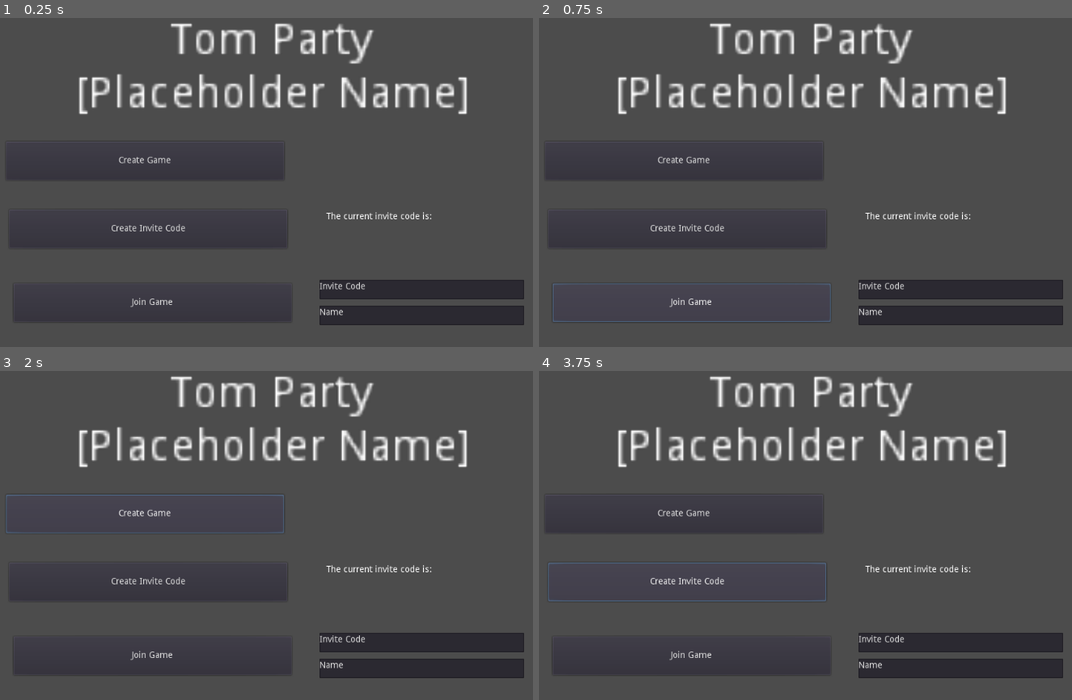
Above: before the commit, frames 1-4 (two rows, left to right).
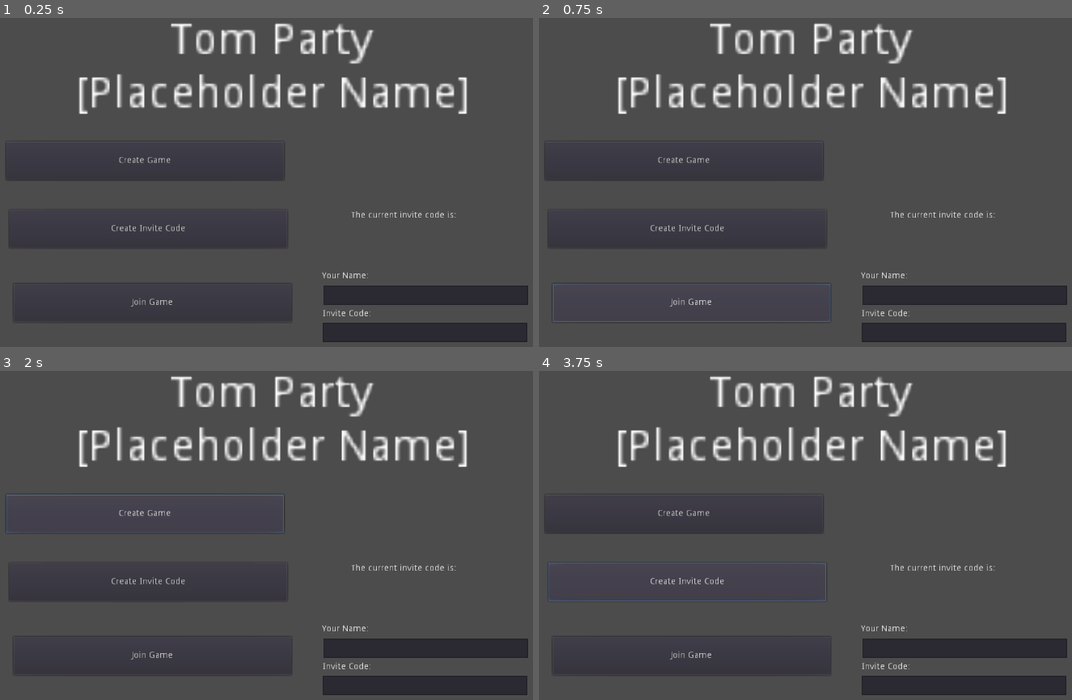
Above: after the commit, the same moments.

Repository: AnnsAnns/tom_party
Game: Godot game, scene res://scenes/MainMenu.tscn
The game is run twice, just before and just after one commit, with the same random seed, the same clock (stepped at 60 frames per second) and the same inputs.
Inputs:
- Up to frame 1 (0.25 s): no input
- Up to frame 2 (0.75 s): click "Join Game" at 0.5 s
- Up to frame 3 (2 s): click "Create Game" at 1.25 s
- Up to frame 4 (3.75 s): click "Create Invite Code" at 2 s; click "Create Game" at 2.75 s; click "Create Invite Code" at 3.5 s

The runs differ from the first frame. In frame 1, 5.9% of the frame differs, in the area x 21-100%, y 42-99%; in frame 2, 6.0%; in frame 3, 6.0%, in the area x 1-100%, y 37-99%; in frame 4, 5.9%.
Error before the commit: Invalid get index 'worked' (on base: 'Nil'). (res://scenes/scripts/MainMenu.gd:26)
Error after the commit: Invalid get index 'worked' (on base: 'Nil'). (res://scenes/scripts/MainMenu.gd:29)

Commit message:
[Godot] Fully implement current backend
Backend: Change some minor things

Diff:
--- a/src_godot/project.godot
+++ b/src_godot/project.godot
@@ -19,6 +19,19 @@
 run/main_scene="res://scenes/MainMenu.tscn"
 config/icon="res://icon.png"
 
+[debug]
+
+settings/fps/force_fps=60
+
+[display]
+
+window/stretch/mode="2d"
+window/stretch/aspect="keep"
+
+[network]
+
+limits/tcp/connect_timeout_seconds=15
+
 [rendering]
 
 environment/default_environment="res://default_env.tres"
--- a/src_godot/scenes/MainMenu.tscn
+++ b/src_godot/scenes/MainMenu.tscn
@@ -1,6 +1,7 @@
-[gd_scene load_steps=2 format=2]
+[gd_scene load_steps=3 format=2]
 
 [ext_resource path="res://scenes/scripts/MainMenu.gd" type="Script" id=1]
+[ext_resource path="res://gfx/Pog.png" type="Texture" id=2]
 
 [node name="MainMenu" type="Node2D"]
 script = ExtResource( 1 )
@@ -49,18 +50,24 @@
 timeout = 10
 
 [node name="Top" type="Label" parent="CreateInviteCode"]
-margin_left = 502.0
-margin_top = 4.0
-margin_right = 742.0
-margin_bottom = 26.0
+margin_left = 540.699
+margin_top = 2.11224
+margin_right = 780.699
+margin_bottom = 24.1122
 text = "The current invite code is: "
+__meta__ = {
+"_edit_use_anchors_": false
+}
 
 [node name="Code" type="Label" parent="CreateInviteCode"]
-margin_left = 528.0
-margin_top = 25.0
-margin_right = 568.0
-margin_bottom = 39.0
+margin_left = 566.699
+margin_top = 24.0561
+margin_right = 606.699
+margin_bottom = 38.0561
 rect_scale = Vector2( 3, 3 )
+__meta__ = {
+"_edit_use_anchors_": false
+}
 
 [node name="JoinGame" type="Button" parent="."]
 margin_left = 82.9093
@@ -73,28 +80,63 @@
 "_edit_use_anchors_": false
 }
 
-[node name="InviteCodeInput" type="TextEdit" parent="JoinGame"]
-margin_left = 484.318
-margin_top = -5.88199
-margin_right = 808.318
-margin_bottom = 25.118
-text = "Invite Code"
+[node name="LabelName" type="Label" parent="JoinGame"]
+margin_left = 487.813
+margin_top = -18.9635
+margin_right = 727.813
+margin_bottom = 3.0365
+text = "Your Name:
+"
 __meta__ = {
 "_edit_use_anchors_": false
 }
 
 [node name="Name" type="TextEdit" parent="JoinGame"]
-margin_left = 484.318
-margin_top = 35.118
-margin_right = 808.318
-margin_bottom = 66.118
-text = "Name"
+margin_left = 489.982
+margin_top = 3.02634
+margin_right = 813.982
+margin_bottom = 34.0263
+__meta__ = {
+"_edit_use_anchors_": false
+}
+
+[node name="LabelToken" type="Label" parent="JoinGame"]
+margin_left = 488.756
+margin_top = 41.4445
+margin_right = 728.756
+margin_bottom = 63.4445
+text = "Invite Code:"
+__meta__ = {
+"_edit_use_anchors_": false
+}
+
+[node name="Token" type="TextEdit" parent="JoinGame"]
+margin_left = 489.038
+margin_top = 62.4905
+margin_right = 813.038
+margin_bottom = 93.4905
 __meta__ = {
 "_edit_use_anchors_": false
 }
 
 [node name="JoinGameRequest" type="HTTPRequest" parent="JoinGame"]
 timeout = 10
+
+[node name="Pog" type="Sprite" parent="."]
+visible = false
+position = Vector2( 516.114, 303.481 )
+scale = Vector2( 2.00824, 2.17919 )
+texture = ExtResource( 2 )
+
+[node name="Label" type="Label" parent="Pog"]
+margin_left = -145.321
+margin_top = -122.074
+margin_right = 172.679
+margin_bottom = -108.074
+text = "YOU DID IT, YOU ARE CONNECTED TO THE SERVER"
+__meta__ = {
+"_edit_use_anchors_": false
+}
 [connection signal="pressed" from="CreateGame" to="." method="_on_CreateGame_pressed"]
 [connection signal="request_completed" from="CreateGame/CreateGameRequest" to="." method="_on_CreateGameRequest_request_completed"]
 [connection signal="pressed" from="CreateInviteCode" to="." method="_on_CreateInviteCode_pressed"]
--- a/src_godot/scenes/scripts/MainMenu.gd
+++ b/src_godot/scenes/scripts/MainMenu.gd
@@ -2,7 +2,10 @@
 
 var session_id: String
 var owner_id: String
+var user_id: String
 var game_token: String
+var username: String
+
 var server_url = "http://127.0.0.1:8000/"
 var user_agent = ["user-agent: Godot Client"]
 var content_type = ["Content-Type: application/json"]
@@ -65,7 +68,50 @@
 	$CreateInviteCode/Code.text = game_token
 
 func _on_JoinGame_pressed():
-	pass # Replace with function body.
+	var input_token = $JoinGame/Token
+
+	if $JoinGame/Name.text == "":
+		print("No name found")
+		return
+	else:
+		username = $JoinGame/Name.text
+
+	if game_token == "" and input_token == "":
+		print("No Token Found")
+		return
+	elif game_token != "":
+		input_token = game_token
+
+	var request = {
+		"invite_code": game_token,
+		"name": username
+	}
+
+	var err = $JoinGame/JoinGameRequest.request(
+	 server_url + "games/replies/join_game",
+	 user_agent + content_type,
+	 use_ssl,
+	 HTTPClient.METHOD_POST,
+	 JSON.print(request)
+	)
+	if err != OK:
+		push_error("Couldn't connect")
+
 
 func _on_JoinGameRequest_request_completed(result, response_code, headers, body):
-	pass # Replace with function body.
+	var response = JSON.parse(body.get_string_from_utf8()).result
+
+	print(response)
+
+	if !response["worked"]:
+		print("Server had issues processing the join request")
+
+		if response.contains("error"):
+			print(response["error"])
+		return
+
+	session_id = response["session_id"]
+	user_id = response["user_id"]
+	username = response["username"]
+
+	$Pog.show()
Binary file added: src_godot/gfx/Pog.png
Not shown, added: src_godot/gfx/Pog.png.import
Not shown, changed: README.md
Not shown, changed: src/helpers.rs
